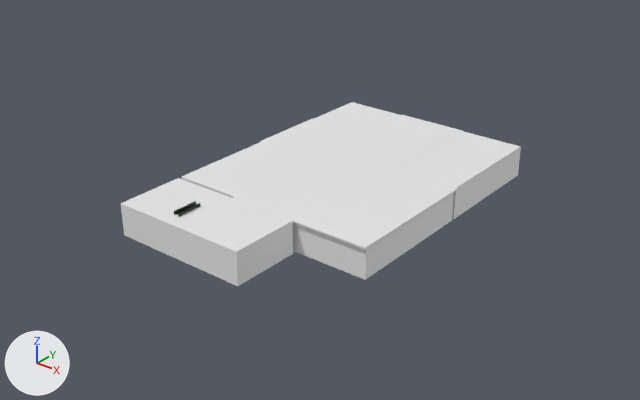
One commit to the FBX model models/Szene/Szene.fbx: the scene before it, then after it.
Before and after are seen from a camera (50 mm lens) standing at (55.0, -72.9, 43.5) and looking at (-0.8, -3.1, 0.2). Lighting does not change. The marker at lower left points along +X, +Y and +Z. Where no turn or scale is listed for an object, it has been applied to the vertices.

Names of what the first picture shows: 'Flur_Decke', 'Flur_Wände', 'Raum_Generator_Decke', 'Raum_Generator_Türrahmen.001', 'Raum_Kippschalter_Decke', 'Raum_Safe_Decke', 'Raum_Safe_Wände', 'Raum_Schwarzlicht_Decke', 'Raum_Schwarzlicht_Wände'.
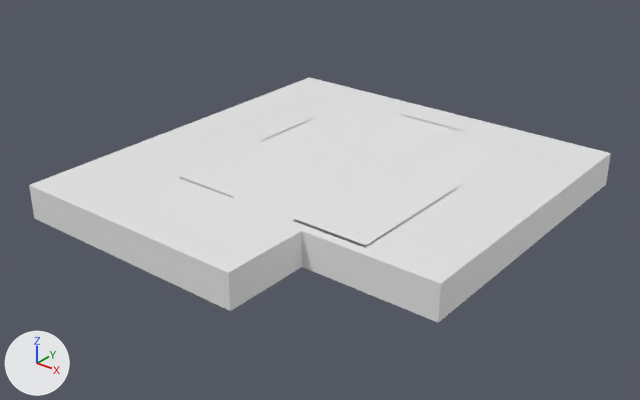
Location of each change, (x1, y1, x2, y2) in pixels of the pictures (640 x 400 px):
'Dach', added
    after: (29, 77, 611, 322)
'Raum_Generator_Türrahmen.001', moved (not visible afterwards)
    before: (174, 201, 201, 217)
'Raum_Safe_Wände', unchanged, covered by the edit
    before: (121, 205, 293, 286)
'Flur_Wände', unchanged, covered by the edit
    before: (293, 193, 454, 280)
'Raum_Schwarzlicht_Wände', unchanged, covered by the edit
    before: (452, 148, 521, 219)

Patch to the scene script:
```diff
--- a/models/Szene/Szene.fbx.py
+++ b/models/Szene/Szene.fbx.py
@@ me_cube @@
+me_cube.from_pydata(...)  # 24 vertices, 24 faces; spans x -22.8..22.1, y -25.2..21.9, z 0.0..4.0
+me_cube.materials.append(mat_door_heavy_metal_001)  # white #e7e7e7
@@ ob_raum_generator_türrahmen_001 @@
 ob_raum_generator_türrahmen_001 = bpy.data.objects.new('Raum_Generator_Türrahmen.001', me_wall_086)
-ob_raum_generator_türrahmen_001.location = (-0.29, -14.1, -0.02)
+ob_raum_generator_türrahmen_001.location = (0.01, -0.02, -0.29)
 ob_raum_generator_türrahmen_001.scale = (1.39, 1.39, 1.39)
@@ ob_dach @@
+ob_dach = bpy.data.objects.new('Dach', me_cube)
+ob_dach.location = (0.01, -0.02, -0.29)
```
